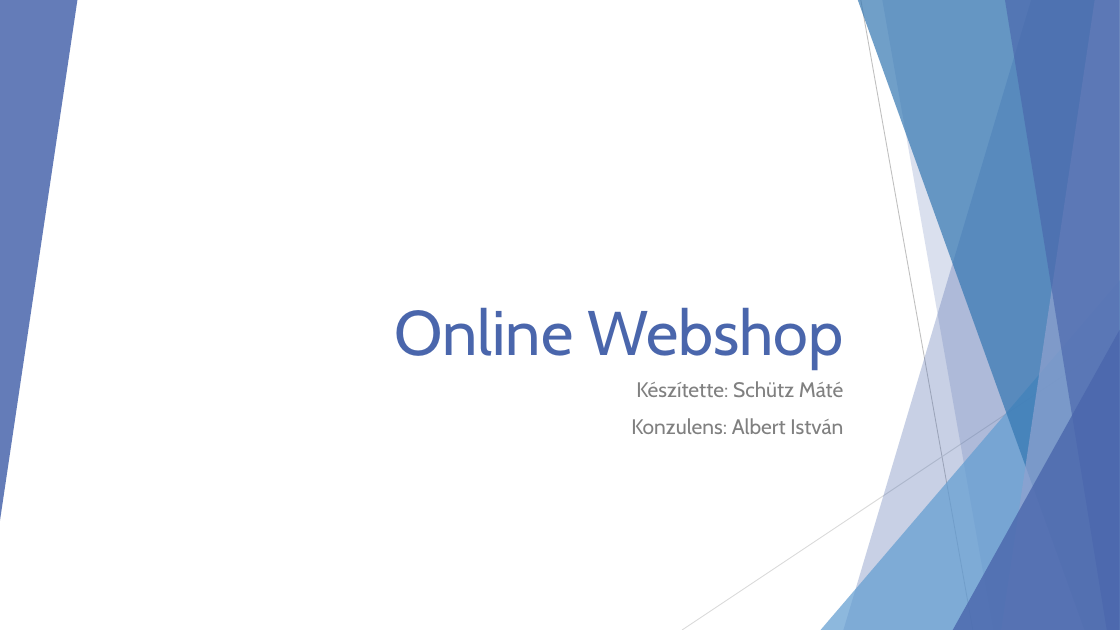
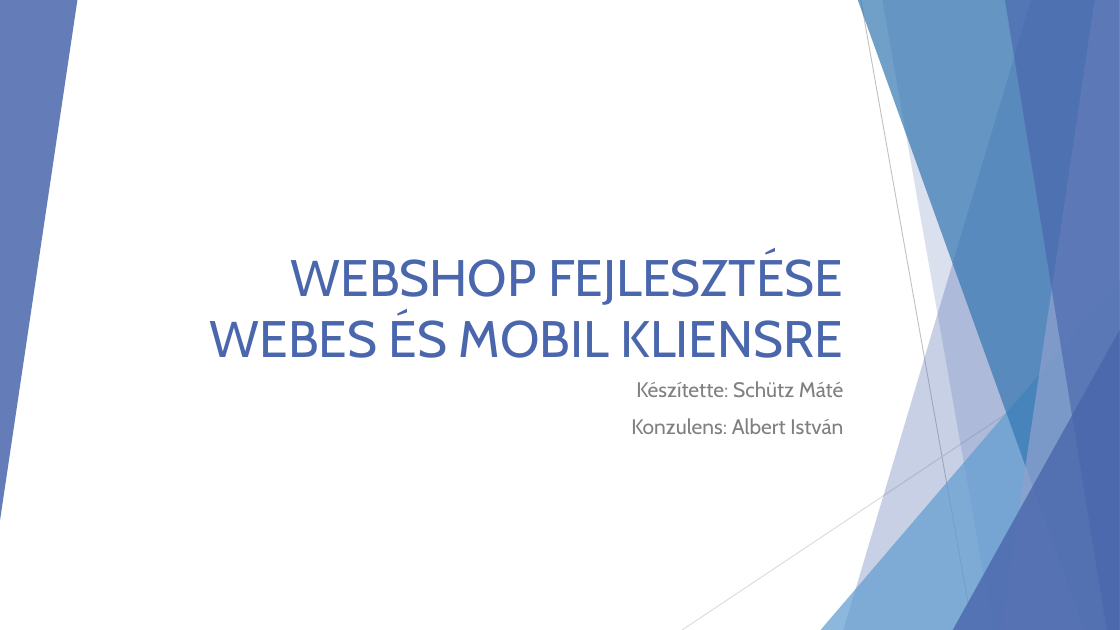
Before and after one commit to Maxtr0n/CurlycircleWebshop, a slide deck: slide 1 of onlab2/presentation.pptx. Drawn at 1120x630 pixels with LibreOffice and Linux fonts; fonts in the diff are those of the drawing. Boxes give left, top, right and bottom in pixels: in the first picture for what was removed or moved away, otherwise in the second. Text is boxed around its words. In the diff, an @@ line names an element or a change of style, - is before the commit and + after.

```diff
--- a/onlab2/presentation.pptx
+++ b/onlab2/presentation.pptx
@@ title at (210,253,843,358): text changed; size 54 to 44 pt @@
-Online Webshop
+WEBSHOP FEJLESZTÉSE WEBES ÉS MOBIL KLIENSRE
```
Also in this commit, not shown: 3 other slides changed, 17 other files.
